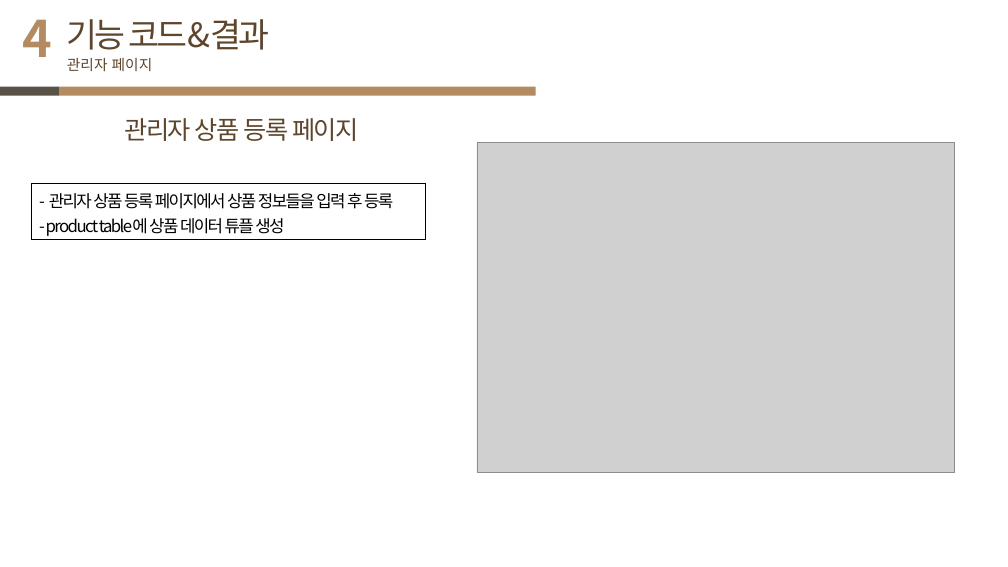
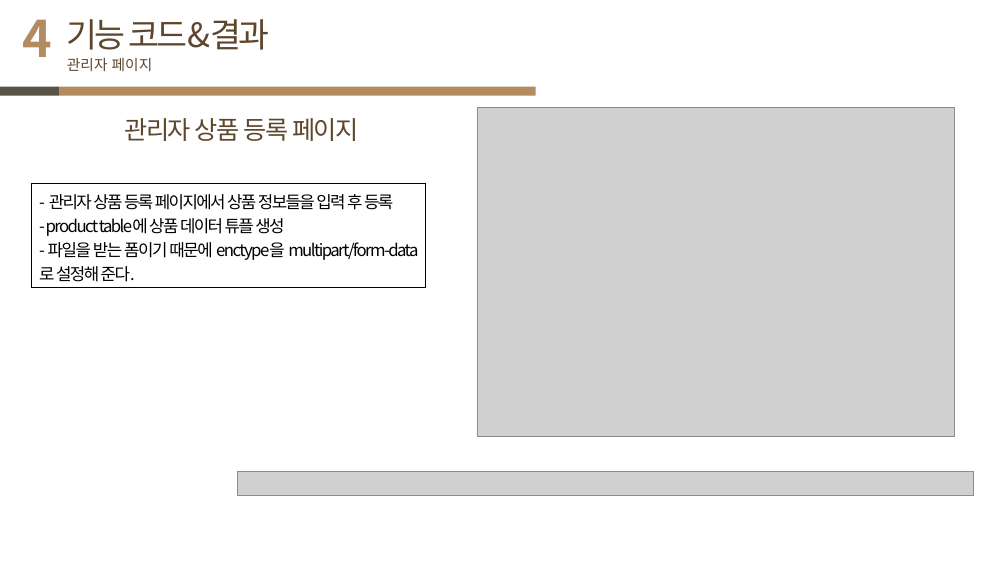
Before and after one commit to JJang-Ah/JSP-shoping-mall-project, a slide deck: slide 18 of JaAhCamping_project(JSP).pptx (slide 15 before the commit). Drawn at 1008x567 pixels with LibreOffice and Linux fonts; fonts in the diff are those of the drawing; grey boxes stand for pictures. Boxes give left, top, right and bottom in pixels: in the first picture for what was removed or moved away, otherwise in the second. Text is boxed around its words. In the diff, an @@ line names an element or a change of style, - is before the commit and + after.

```diff
--- a/JaAhCamping_project(JSP).pptx
+++ b/JaAhCamping_project(JSP).pptx
@@ picture: place and size @@
-picture at (477, 143, 955, 473)
+picture at (477, 107, 955, 437)
@@ rectangle "- 관리자 상품 등록 페이지에서 ...": place and size @@
-rectangle "- 관리자 상품 등록 페이지에서 ..." at (32, 184, 426, 240)
+rectangle "- 관리자 상품 등록 페이지에서 ..." at (32, 184, 426, 287)
@@ text in rectangle at (48, 242, 418, 282): paragraph added @@
+- 파일을 받는 폼이기 때문에 enctype을 multipart/form-data로 설정해 준다.
@@ picture added at (237, 471, 974, 495) @@
```
Also in this commit, not shown: 12 other slides changed, 10 slides added, 2 other files.
